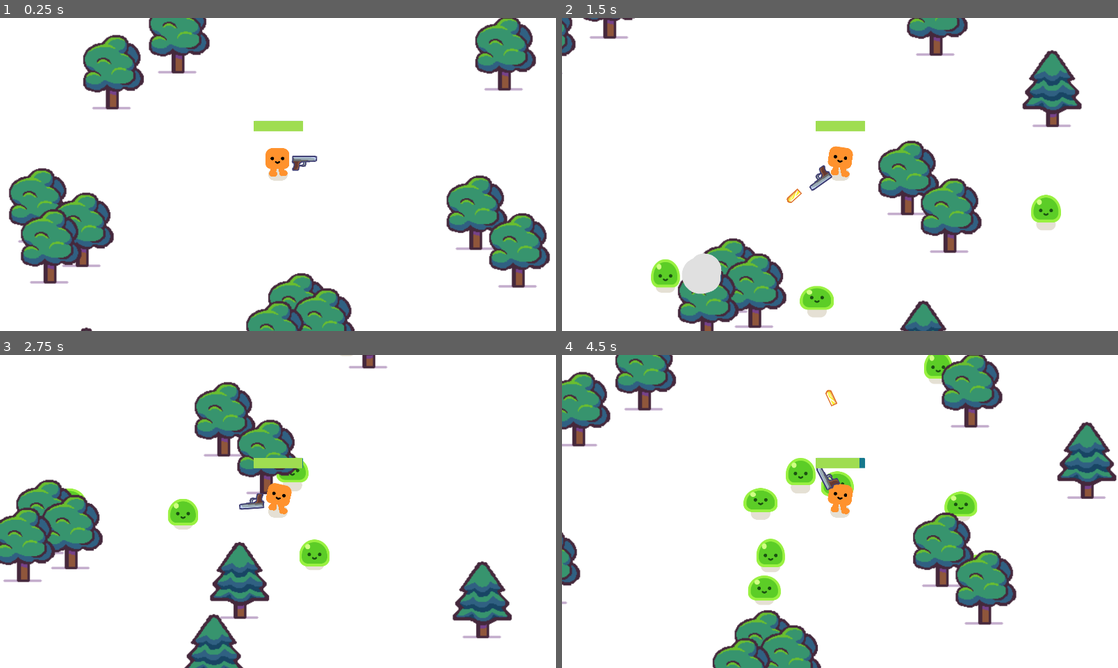
Above: before the commit, frames 1-4 (two rows, left to right).
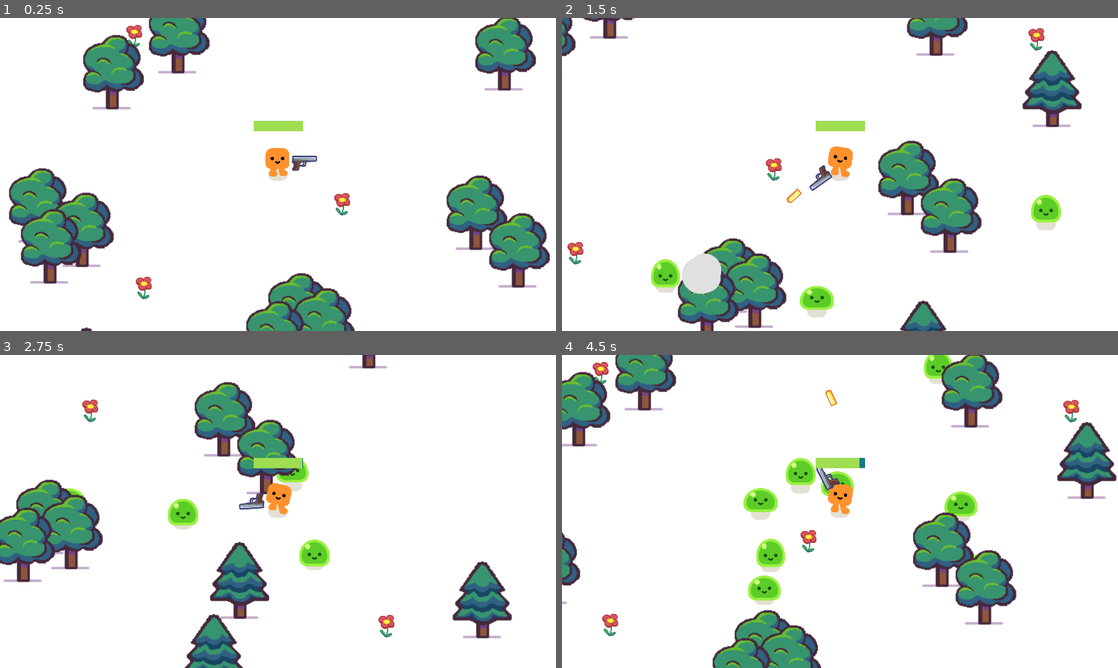
Above: after the commit, the same moments.

Repository: hanna-tay/group4
Game: Godot game, scene res://survivors_game.tscn
Two runs of this game, one before a commit and one after it. Both use one fixed random seed, a clock stepped at 60 frames per second and the inputs below.
Inputs:
- Up to frame 1 (0.25 s): no input
- Up to frame 2 (1.5 s): hold D (move_right) 0.53-1.28 s; hold S (move_down) from 1.28 s (still down)
- Up to frame 3 (2.75 s): release S (move_down) at 2.03 s; hold D (move_right) from 2.03 s (still down)
- Up to frame 4 (4.5 s): release D (move_right) at 2.78 s; hold W (move_up) 2.78-3.53 s; hold A (move_left) from 3.53 s (still down)

The runs differ from the first frame. In frame 1, 0.4% of the frame differs, in the area x 22-63%, y 2-90%; in frame 2, 0.4%; in frame 3, 0.3%; in frame 4, 0.6%, in the area x 5-94%, y 2-90%.

Commit message:
added flowers

Diff:
--- a/2d-project-completed/survivors_game.tscn
+++ b/2d-project-completed/survivors_game.tscn
@@ -2,9 +2,10 @@
 
 [ext_resource type="Script" uid="uid://dsgxioo8wstff" path="res://game.gd" id="1_qclsr"]
 [ext_resource type="PackedScene" uid="uid://dsw8raqgacxsc" path="res://player.tscn" id="2_a7q7f"]
-[ext_resource type="PackedScene" uid="uid://c2qg1nuvfnd4q" path="res://trees/pine_tree.tscn" id="3_6h7ij"]
+[ext_resource type="PackedScene" uid="uid://c2qg1nuvfnd4q" path="res://trees+flowers/pine_tree.tscn" id="3_6h7ij"]
 [ext_resource type="PackedScene" uid="uid://s5nhswwwtks2" path="res://pause_menu.tscn" id="3_qqaft"]
-[ext_resource type="PackedScene" uid="uid://cacsw10544psf" path="res://trees/pine_tree2.tscn" id="5_7jj1j"]
+[ext_resource type="PackedScene" uid="uid://cacsw10544psf" path="res://trees+flowers/pine_tree2.tscn" id="5_7jj1j"]
+[ext_resource type="PackedScene" uid="uid://dw35inlgnp5x1" path="res://trees+flowers/flower.tscn" id="6_pk6fm"]
 
 [sub_resource type="Curve2D" id="Curve2D_cp6e5"]
 _data = {
@@ -138,5 +139,20 @@
 [node name="PineTree22" parent="." unique_id=2098216945 instance=ExtResource("5_7jj1j")]
 position = Vector2(-1562, -1078)
 
+[node name="PineTree23" parent="." unique_id=2041801359 instance=ExtResource("6_pk6fm")]
+position = Vector2(-464, 423)
+
+[node name="PineTree24" parent="." unique_id=1904969797 instance=ExtResource("6_pk6fm")]
+position = Vector2(-497, -446)
+
+[node name="PineTree25" parent="." unique_id=2091726999 instance=ExtResource("6_pk6fm")]
+position = Vector2(1128, -315)
+
+[node name="PineTree26" parent="." unique_id=490925224 instance=ExtResource("6_pk6fm")]
+position = Vector2(1244, 877)
+
+[node name="PineTree27" parent="." unique_id=510802477 instance=ExtResource("6_pk6fm")]
+position = Vector2(221, 134)
+
 [connection signal="timeout" from="Timer" to="." method="_on_timer_timeout"]
 [connection signal="health_depleted" from="Player" to="." method="_on_player_health_depleted"]
--- a/2d-project-completed/trees/pine_tree2.tscn
+++ b/2d-project-completed/trees+flowers/flower.tscn
@@ -1,7 +1,7 @@
-[gd_scene format=3 uid="uid://cacsw10544psf"]
+[gd_scene format=3 uid="uid://dw35inlgnp5x1"]
 
-[ext_resource type="Texture2D" uid="uid://b7rhtttevhxtj" path="res://characters/ground_shadow.png" id="1_oqbg1"]
-[ext_resource type="Texture2D" uid="uid://bmeyyxxdp7vog" path="res://trees/pine_sprite.png" id="2_oqbg1"]
+[ext_resource type="Texture2D" uid="uid://b7rhtttevhxtj" path="res://characters/ground_shadow.png" id="1_qwobf"]
+[ext_resource type="Texture2D" uid="uid://c626d8h7q4fsf" path="res://trees+flowers/flower_sprite.png" id="2_i63qt"]
 
 [sub_resource type="CircleShape2D" id="CircleShape2D_im3ph"]
 radius = 22.4571
@@ -9,6 +9,7 @@
 [node name="PineTree" type="StaticBody2D" unique_id=195003767]
 
 [node name="CollisionShape2D" type="CollisionShape2D" parent="." unique_id=974039017]
+visible = false
 position = Vector2(0, -8)
 shape = SubResource("CircleShape2D_im3ph")
 
@@ -18,9 +19,9 @@
 z_index = -1
 z_as_relative = false
 scale = Vector2(0.817308, 0.817308)
-texture = ExtResource("1_oqbg1")
+texture = ExtResource("1_qwobf")
 
 [node name="PineTree" type="Sprite2D" parent="." unique_id=2053190559]
-position = Vector2(-2.0000038, -121.99999)
-scale = Vector2(2.7875, 2.7875)
-texture = ExtResource("2_oqbg1")
+position = Vector2(-1, -35)
+scale = Vector2(1.5187501, 1.5187498)
+texture = ExtResource("2_i63qt")
--- /dev/null
+++ b/2d-project-completed/trees+flowers/pine_tree.tscn
@@ -0,0 +1,26 @@
+[gd_scene format=3 uid="uid://c2qg1nuvfnd4q"]
+
+[ext_resource type="Texture2D" uid="uid://b7rhtttevhxtj" path="res://characters/ground_shadow.png" id="1_g7t2f"]
+[ext_resource type="Texture2D" uid="uid://tb3docmhmh7m" path="res://trees+flowers/tree_sprite.png" id="2_gltu7"]
+
+[sub_resource type="CircleShape2D" id="CircleShape2D_im3ph"]
+radius = 22.4571
+
+[node name="PineTree" type="StaticBody2D" unique_id=195003767]
+
+[node name="CollisionShape2D" type="CollisionShape2D" parent="." unique_id=974039017]
+position = Vector2(0, -8)
+shape = SubResource("CircleShape2D_im3ph")
+
+[node name="GroundShadow" type="Sprite2D" parent="." unique_id=63197420]
+visible = false
+modulate = Color(0.898039, 0.878431, 0.831373, 1)
+z_index = -1
+z_as_relative = false
+scale = Vector2(0.817308, 0.817308)
+texture = ExtResource("1_g7t2f")
+
+[node name="PineTree" type="Sprite2D" parent="." unique_id=2053190559]
+position = Vector2(-2.0000038, -121.99999)
+scale = Vector2(2.7875, 2.7875)
+texture = ExtResource("2_gltu7")
--- a/2d-project-completed/trees/pine_tree.tscn
+++ b/2d-project-completed/trees+flowers/pine_tree2.tscn
@@ -1,7 +1,7 @@
-[gd_scene format=3 uid="uid://c2qg1nuvfnd4q"]
+[gd_scene format=3 uid="uid://cacsw10544psf"]
 
-[ext_resource type="Texture2D" uid="uid://b7rhtttevhxtj" path="res://characters/ground_shadow.png" id="1_g7t2f"]
-[ext_resource type="Texture2D" uid="uid://tb3docmhmh7m" path="res://trees/tree_sprite.png" id="2_gltu7"]
+[ext_resource type="Texture2D" uid="uid://b7rhtttevhxtj" path="res://characters/ground_shadow.png" id="1_oqbg1"]
+[ext_resource type="Texture2D" uid="uid://bmeyyxxdp7vog" path="res://trees+flowers/pine_sprite.png" id="2_oqbg1"]
 
 [sub_resource type="CircleShape2D" id="CircleShape2D_im3ph"]
 radius = 22.4571
@@ -18,9 +18,9 @@
 z_index = -1
 z_as_relative = false
 scale = Vector2(0.817308, 0.817308)
-texture = ExtResource("1_g7t2f")
+texture = ExtResource("1_oqbg1")
 
 [node name="PineTree" type="Sprite2D" parent="." unique_id=2053190559]
 position = Vector2(-2.0000038, -121.99999)
 scale = Vector2(2.7875, 2.7875)
-texture = ExtResource("2_gltu7")
+texture = ExtResource("2_oqbg1")
Binary file added: 2d-project-completed/trees+flowers/flower_sprite.png
Not shown, changed: 2d-project-completed/trees+flowers/flower_sprite.png.import
Renamed: 2d-project-completed/trees/pine_sprite.png -> 2d-project-completed/trees+flowers/pine_sprite.png
Not shown, changed: 2d-project-completed/trees+flowers/pine_sprite.png.import
Renamed: 2d-project-completed/trees/pine_tree.png -> 2d-project-completed/trees+flowers/pine_tree.png
Not shown, added: 2d-project-completed/trees+flowers/pine_tree.png.import
Renamed: 2d-project-completed/trees/tree_sprite.png -> 2d-project-completed/trees+flowers/tree_sprite.png
Not shown, changed: 2d-project-completed/trees+flowers/tree_sprite.png.import
